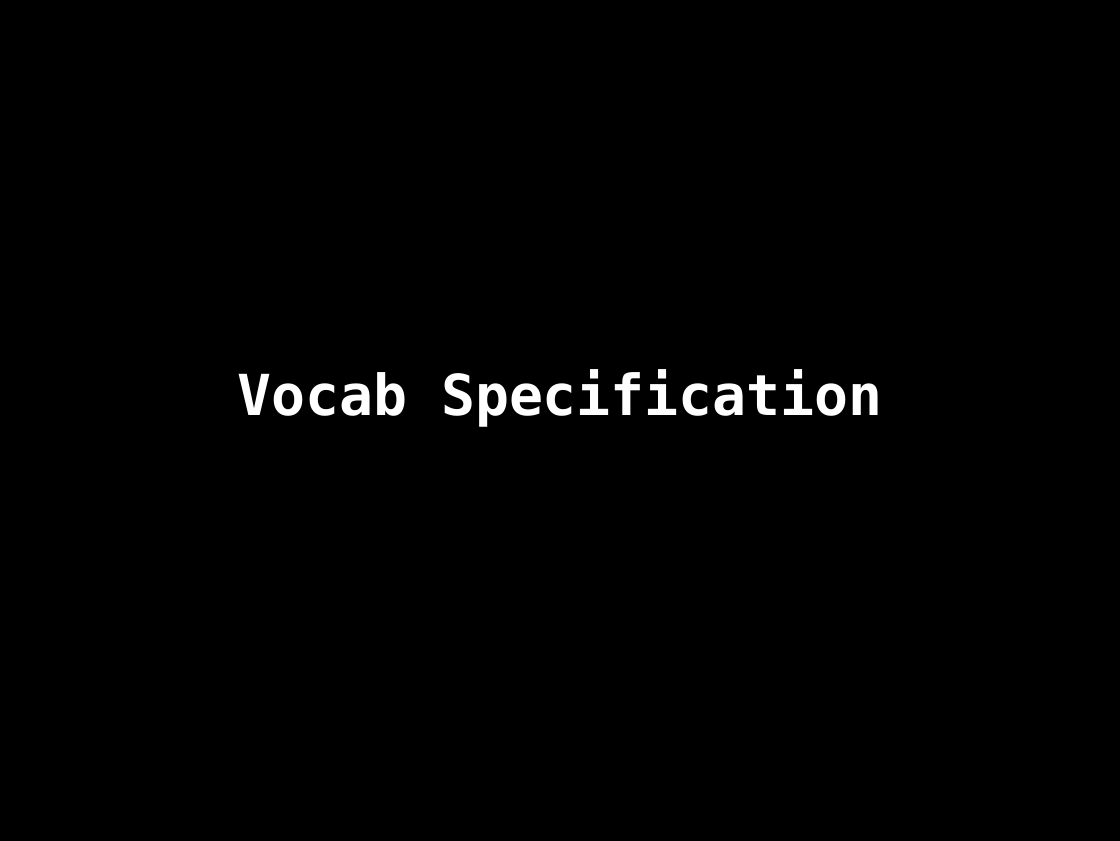
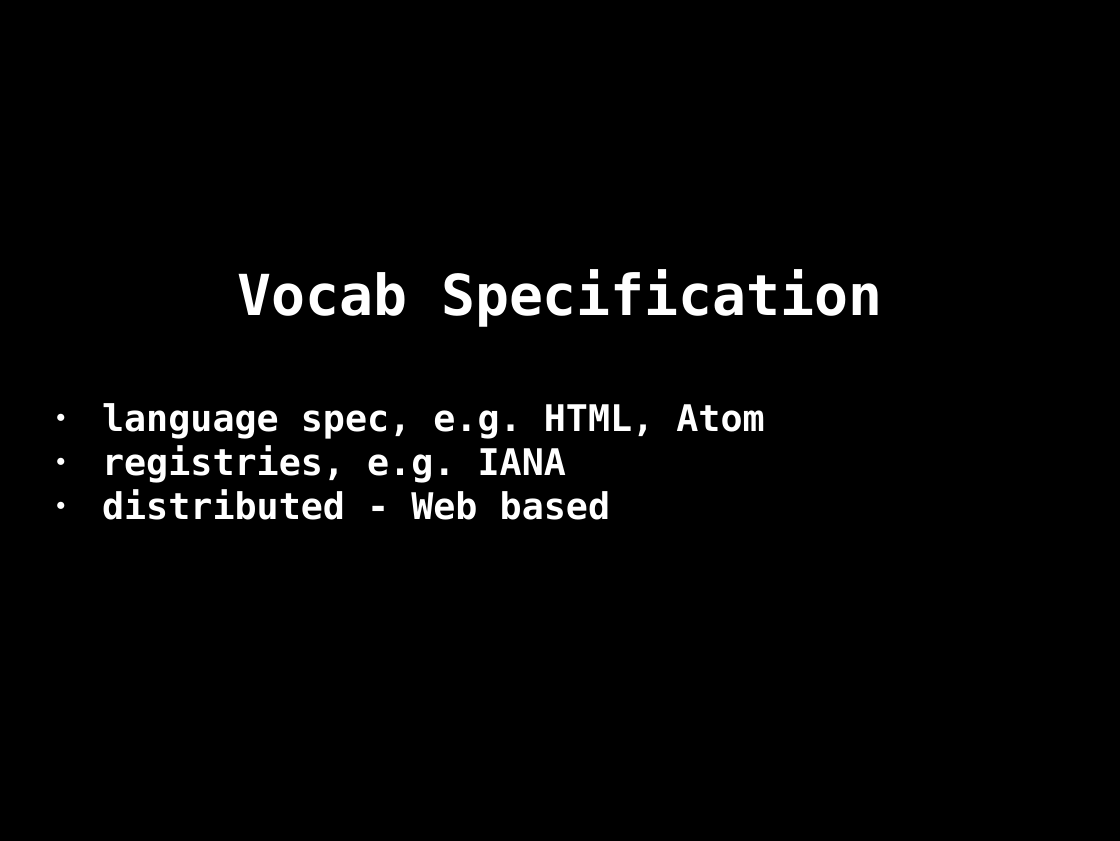
Before and after one commit to danja/hyperdata-2015, a slide deck: slide 33 of docs/salzburg/slides.odp (slide 29 before the commit). Drawn at 1120x841 pixels with LibreOffice and Linux fonts; fonts in the diff are those of the drawing. Boxes give left, top, right and bottom in pixels: in the first picture for what was removed or moved away, otherwise in the second. Text is boxed around its words. In the diff, an @@ line names an element or a change of style, - is before the commit and + after.

```diff
--- a/docs/salzburg/slides.odp
+++ b/docs/salzburg/slides.odp
@@ subtitle at (102,403,764,520): paragraphs added @@
+● language spec, e.g. HTML, Atom
+● registries, e.g. IANA
+● distributed - Web based
```
Also in this commit, not shown: 21 other slides changed, 25 slides added, 14 slides removed, 17 other files.
